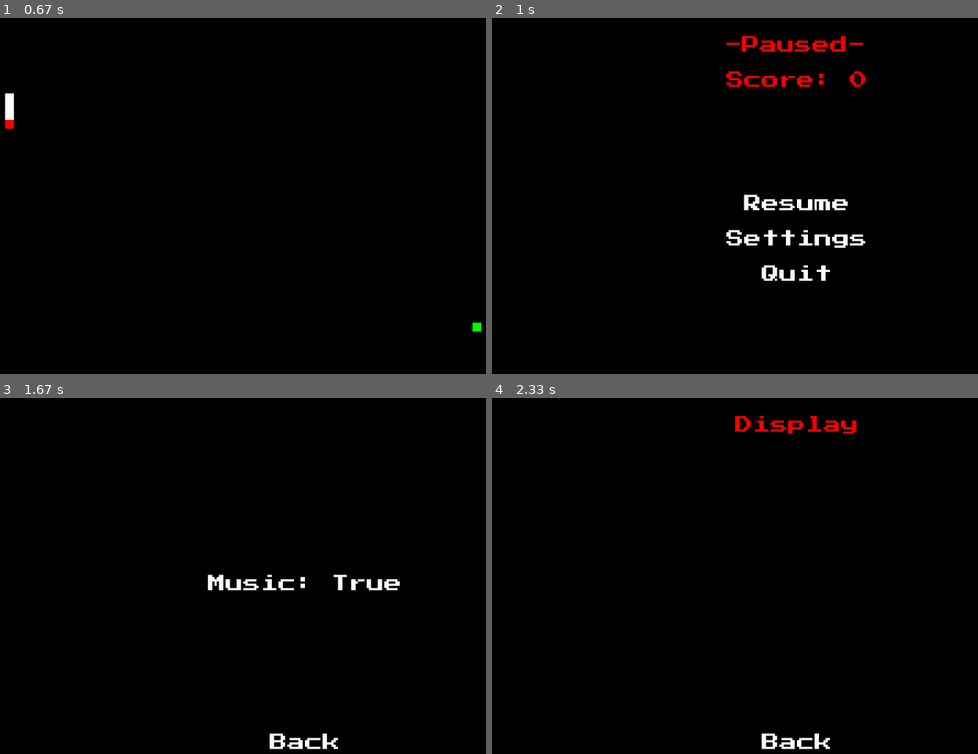
Above: before the commit, frames 1-4 (two rows, left to right).
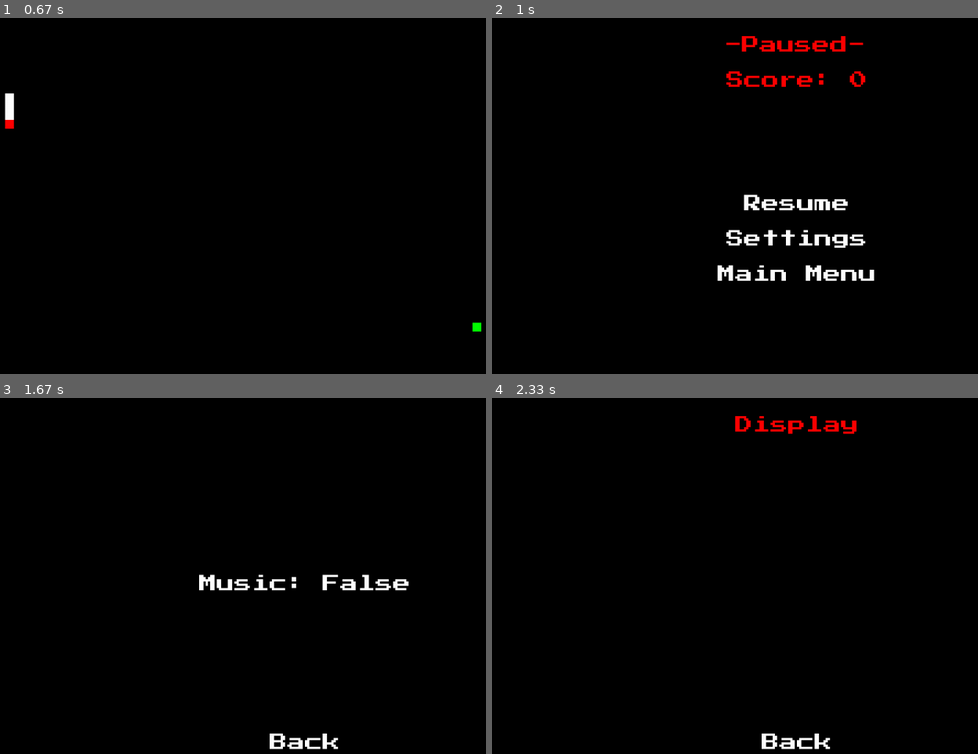
Above: after the commit, the same moments.

Repository: nmurphy101/Pygame2DFramework
Game: pygame game, started from main.py
Same seed, same stepped clock (60 frames per second), same inputs: the game is played once before the commit and once after it.
Inputs (mouse positions are in pixels of both pictures, inside the frame that each line leads up to):
- Up to frame 1 (0.67 s): click (301, 203) at 0.38 s
- Up to frame 2 (1 s): hold Esc from 0.67 s (still down); hold Right from 0.67 s (still down)
- Up to frame 3 (1.67 s): release Esc at 1.13 s; release Right at 1.13 s; click (301, 618) at 1.22 s; click (301, 618) at 1.55 s
- Up to frame 4 (2.33 s): click (793, 739) at 1.88 s; click (793, 583) at 2.22 s

Frame 1 is identical in both runs. In frame 2, 0.8% of the frame differs, in the area x 46-79%, y 69-75%; in frame 3, 0.9%, in the area x 40-85%, y 49-55%; in frame 4, nothing differs.

Commit message:
Added menu ui sounds More code generlizations/optimizations Clean up for teleporter portal

Diff:
--- a/pkg/app.py
+++ b/pkg/app.py
@@ -49,10 +49,18 @@
         self.title = "Game Platform - "
         self.music_volume = .2
         self.effect_volume = .4
+        self.menu_volume = .4
         mixer.pre_init(44100, -16, 2, 2048) # setup mixer to avoid sound lag
         init()
         mixer.quit()
         mixer.init(44100, -16, 2, 2048)
+
+        UI1 = pygame.mixer.Sound("assets/sounds/8bitsfxpack_windows/UI01.wav")
+        UI2 = pygame.mixer.Sound("assets/sounds/8bitsfxpack_windows/UI02.wav")
+        UI3 = pygame.mixer.Sound("assets/sounds/8bitsfxpack_windows/UI03.wav")
+        self.menu_sounds = [
+            UI1, UI2, UI3
+        ]
 
     def run(self):
         '''
@@ -124,6 +132,7 @@
                 if event.key == K_ESCAPE:
                     # If not game over
                     if self.game.menu.menu_option != 3:
+                        self.play_UI(1)
                         # If already paused
                         if self.game.menu.menu_option == 1:
                             self.game.menu.menu_option = None
@@ -149,5 +158,21 @@
                 if menu:
                     for button in menu:
                         if button[0].collidepoint(event.pos):
+                            self.play_menu_sound(button)
                             self.game.menu.prev_menu = button[2]
                             button[1]()
+
+    def play_menu_sound(self, button):
+        if button[1] == self.game.start:
+            self.play_UI(2)
+        elif button[1] == self.game.quit_game:
+            self.play_UI(1)
+        elif button[1] == self.game.unpause:
+            self.play_UI(1)
+        else:
+            self.play_UI(0)
+
+    def play_UI(self, num):
+        menu_sound = self.menu_sounds[num]
+        menu_sound.set_volume(self.menu_volume/1.5)
+        pygame.mixer.Sound.play(menu_sound)
--- a/pkg/snake_game/entities/entity.py
+++ b/pkg/snake_game/entities/entity.py
@@ -49,7 +49,8 @@
         self.pos_y = -20
         # How big entity is
         self.size = 16
-        # How fast the entity can move per loop-tick
+        # How fast the snake can move per loop-tick
+        # 1 = 100%, 0 = 0%, speed can't be greater than 1
         self.speed = 1
         self.moved_last_cnt = 0
         # Where entity was looking = (Up = 0, Right = 1, Down = 2, Left = 3)
@@ -103,3 +104,16 @@
                             self.base_game.game.menu.menu_option = 3
                         # Kill obj1
                         obj1.alive = False
+
+    def die(self, death_reason):
+        if self.killable:
+            print(f"{self.ID} {death_reason}")
+            # Play death sound
+            sound = self.sound_death
+            sound.set_volume(self.sound_death_volume)
+            pygame.mixer.Sound.play(sound)
+            # Loose the game if self is the player
+            if self.player:
+                self.base_game.game.menu.menu_option = 3
+            # Kill self
+            self.alive = False
--- a/pkg/snake_game/entities/food/food.py
+++ b/pkg/snake_game/entities/food/food.py
@@ -43,9 +43,9 @@
         self.growth = 5
         # Point value of the food
         self.point_value = 10
-        # Interact sound
-        self.sound_interact = pygame.mixer.Sound("assets/sounds/8bitretro_soundpack/PICKUP-COIN-OPJECT-ITEM/Retro_8-Bit_Game-Pickup_Object_Item_Coin_01.wav")
-        self.sound_interact_volume = base_game.effect_volume/1.5
+        # Death sound
+        self.sound_death = pygame.mixer.Sound("assets/sounds/8bitretro_soundpack/PICKUP-COIN-OPJECT-ITEM/Retro_8-Bit_Game-Pickup_Object_Item_Coin_01.wav")
+        self.sound_death_volume = base_game.effect_volume/1.5
         self.children = None
 
     def spawn(self, obj_dict):
@@ -89,13 +89,8 @@
             self.alive = True
 
     def interact(self, obj1):
-        if obj1.killable:
-            # Play interact sound
-            sound = self.sound_interact
-            sound.set_volume(self.sound_interact_volume)
-            pygame.mixer.Sound.play(sound)
-            # Grow obj1 if obj2 is food and up obj1 score
-            obj1.grow(self.screen, self)
-            obj1.up_score(self)
-            # Kill second obj
-            self.alive = False
+        # Grow obj1 and up obj1's score
+        obj1.grow(self)
+        obj1.up_score(self)
+        # Kill self
+        self.die(f"Eaten by {obj1.ID}")
--- a/pkg/snake_game/entities/snake/snake.py
+++ b/pkg/snake_game/entities/snake/snake.py
@@ -32,7 +32,7 @@
     obj for the snake
     '''
     def __init__(self, screen, screen_size, base_game):
-         # Name for this type of object
+        # Name for this type of object
         self.name = "snake_"
         # Initilize parent init
         super().__init__(screen, screen_size, self.name, base_game)
@@ -63,11 +63,11 @@
         # Initilize starting tails
         for pos in range(self.num_tails+1):
             if pos == 0:
-                self.children.append(TailSegment(screen, self, pos))
+                self.children.append(TailSegment(screen, screen_size, base_game, self, pos))
             else:
-                self.children.append(TailSegment(screen, self.children[pos-1], pos))
-
-    def grow(self, screen, obj):
+                self.children.append(TailSegment(screen, screen_size, base_game, self.children[pos-1], pos))
+
+    def grow(self, eaten_obj):
         '''
         grow
         ~~~~~~~~~~
@@ -75,16 +75,18 @@
         grow does stuff
         '''
         # Add a new tail segment
-        if obj.alive:
-            for _ in range(obj.growth):
+        if self.alive:
+            for _ in range(eaten_obj.growth):
                 self.children.append(TailSegment(
-                    screen,
+                    self.screen,
+                    self.screen_size,
+                    self.base_game,
                     self.children[self.num_tails - 1],
                     self.num_tails + 1
                 ))
                 self.num_tails += 1
 
-    def up_score(self, obj):
+    def up_score(self, eaten_obj):
         '''
         up_score
         ~~~~~~~~~~
@@ -92,9 +94,9 @@
         up_score does stuff
         '''
         # Increase the score
-        if obj.alive:
+        if self.alive:
             # pylint: disable=no-member
-            self.score += obj.point_value
+            self.score += eaten_obj.point_value
             # pylint: enable=no-member
 
     def choose_direction(self):
@@ -158,38 +160,29 @@
                     i += 1
                     continue
                 if obj1.rect.colliderect(child):
-                    if obj1.killable:
-                        print("Tail segment collision")
-                        print(self, " killed on ", obj1)
-                        # Play obj1 death sound
-                        sound = obj1.sound_death
-                        sound.set_volume(obj1.sound_death_volume)
-                        pygame.mixer.Sound.play(sound)
-                        # Loose the game if obj1 is the player
-                        if obj1.player:
-                            self.base_game.game.menu.menu_option = 3
-                        # Kill obj1
-                        obj1.alive = False
-
-
-class TailSegment():
+                    obj1.die(f"Collided with {child.ID}")
+
+
+class TailSegment(Entity):
     '''
     TailSegment
     ~~~~~~~~~~
 
     Tail Segment for the snake
     '''
-    def __init__(self, screen, ahead_obj, position):
-        # Tail is dead or alive
+    def __init__(self, screen, screen_size, base_game, ahead_obj, position):
+        # Name for this type of object
+        self.name = "tail-segment_"
+        # Initilize parent init
+        super().__init__(screen, screen_size, self.name, base_game)
+        # Entity is dead or alive
         self.alive = True
-        # tail segment isn't player
-        self.player = False
-        # obj ahead of this obj in the chain of tails/head
+        # Determines if entity can be killed
+        self.killable = False
+        # Obj ahead of this obj in the chain of tails/head
         self.ahead_obj = ahead_obj
-        # position in the chain of tails/head
+        # Position in the chain of tails/head
         self.position = position
-        # How big tail parts are
-        self.size = 16
         # Where the tail was/is located
         self.prev_pos_x = ahead_obj.pos_x # was
         self.pos_x = ahead_obj.prev_pos_x # is
@@ -199,12 +192,8 @@
         else:
             self.prev_pos_y = ahead_obj.prev_pos_y # was
             self.pos_y = ahead_obj.prev_pos_y # is
-        # tail pos/size = (left, top, width, height)
-        self.tail = (self.pos_x, self.pos_y, self.size+8, self.size)
-        # tail color = white
-        self.tail_color = (255, 255, 255)
-        # Tail is a rectangle object
-        self.rect = pygame.draw.rect(screen, self.tail_color, self.tail)
+        # Tail color = white
+        self.obj_color = (255, 255, 255)
 
     def draw(self, screen, obj_dict):
         '''
@@ -221,6 +210,6 @@
             self.pos_x = self.ahead_obj.prev_pos_x
             self.pos_y = self.ahead_obj.prev_pos_y
             # Set the current tail position and size
-            self.tail = (self.pos_x, self.pos_y, self.size, self.size)
+            self.obj = (self.pos_x, self.pos_y, self.size, self.size)
             # Render the tail segment based on it's parameters
-            self.rect = pygame.draw.rect(screen, self.tail_color, self.tail)
+            self.rect = pygame.draw.rect(screen, self.obj_color, self.obj)
--- a/pkg/snake_game/game.py
+++ b/pkg/snake_game/game.py
@@ -140,7 +140,7 @@
         start does stuff
         '''
         # Check settings
-        self.check_settings()
+        self.settings_checks()
 
         # Starting variables
         self.menu.menu_option = None
@@ -172,43 +172,46 @@
                     # Make sure not checking collision with self
                     if obj1 != obj2:
                         # Collision check between obj and other obj
-                        if obj1.rect.colliderect(obj2):
-                            print(obj2, " Interacting with ", obj1)
-                            obj2.interact(obj1)
-                        # Collision check for edge of screen (Right and Bottom)
-                        if (obj1.pos_x > self.screen_size[0]-obj1.size) or (
-                                obj1.pos_y > self.screen_size[1]-obj1.size):
-                            if obj1.killable:
-                                print("Edge of screen 1")
-                                sound = obj1.sound_death
-                                sound.set_volume(obj1.sound_death_volume)
-                                pygame.mixer.Sound.play(sound)
-                                # Loose the game if obj1 is the player
-                                if obj1.player:
-                                    self.menu.menu_option = 3
-                                # Kill obj1
-                                obj1.alive = False
-                        # Collision check for edge of screen (Left and Top)
-                        elif obj1.pos_x < 0 or obj1.pos_y < 0:
-                            if obj1.killable:
-                                print("Edge of screen 2")
-                                sound = obj1.sound_death
-                                sound.set_volume(obj1.sound_death_volume)
-                                pygame.mixer.Sound.play(sound)
-                                # Loose the game if obj1 is the player
-                                if obj1.player:
-                                    self.menu.menu_option = 3
-                                # Kill obj1
-                                obj1.alive = False
+                        self.check_obj_to_obj_collision(obj1, obj2)
+                        # Screen edge collision check
+                        self.check_edge_collision(obj1)
                     # Collision check between obj1 and obj2's children even if obj1=obj2
                     obj2.interact_children(obj1)
 
-    def check_settings(self):
-        '''
-        check_settings
-        ~~~~~~~~~~
-
-        check_settings does stuff
+    def check_edge_collision(self, obj1):
+        '''
+        check_edge_collision
+        ~~~~~~~~~~
+
+        Check for obj1 collision/interaction to the edge of the screen
+        '''
+        # Collision check for edge of screen (Right and Bottom)
+        if (obj1.pos_x > self.screen_size[0]-obj1.size) or (
+                obj1.pos_y > self.screen_size[1]-obj1.size):
+            obj1.die("Edge of screen")
+        # Collision check for edge of screen (Left and Top)
+        elif obj1.pos_x < 0 or obj1.pos_y < 0:
+            obj1.die("Edge of screen")
+
+    def check_obj_to_obj_collision(self, obj1, obj2):
+        '''
+        check_obj_to_obj_collision
+        ~~~~~~~~~~
+
+        Check for obj1 to obj2 collision/interaction
+        '''
+        # Collision check between obj1 and other obj2
+        if obj1.rect.colliderect(obj2):
+            print(obj1, " Interacting with ", obj2)
+            # Do obj2's interaction method
+            obj2.interact(obj1)
+
+    def settings_checks(self):
+        '''
+        settings_checks
+        ~~~~~~~~~~
+
+        settings_checks does stuff
         '''
         # Start the game music
         if self.game_config["settings"]["music"]:
--- a/pkg/snake_game/game_config.json
+++ b/pkg/snake_game/game_config.json
@@ -1,5 +1,5 @@
 {
     "settings": {
-        "music": true
+        "music": false
     }
 }
--- a/pkg/snake_game/menus/display/display.py
+++ b/pkg/snake_game/menus/display/display.py
@@ -29,8 +29,10 @@
 
     # Render the Display text
     text_str = 'Display'
-    position = (self.game.screen_size[0]/2-(len(text_str)*self.game.game_font.size)/2,
-                self.game.screen_size[1]/2 - self.game.game_font.size*10)
+    position = (
+        self.game.screen_size[0]/2-(len(text_str)*self.game.game_font.size)/2,
+        self.game.screen_size[1]/2 - self.game.game_font.size*10
+    )
     _ = self.game.game_font.render_to(
         self.game.screen,
         position,
@@ -40,8 +42,10 @@
 
     # Render the Return button
     text_str = 'Back'
-    position = (self.game.screen_size[0]/2-(len(text_str)*self.game.game_font.size)/2,
-                self.game.screen_size[1]/2 + self.game.game_font.size*8)
+    position = (
+        self.game.screen_size[0]/2-(len(text_str)*self.game.game_font.size)/2,
+        self.game.screen_size[1]/2 + self.game.game_font.size*8
+    )
     back_obj = self.game.game_font.render_to(
         self.game.screen,
         position,
--- a/pkg/snake_game/menus/game_over/game_over.py
+++ b/pkg/snake_game/menus/game_over/game_over.py
@@ -29,8 +29,10 @@
 
     # Render the Game Over text
     text_str = 'Game Over'
-    position = (self.game.screen_size[0]/2-(len(text_str)*self.game.game_font.size)/2,
-                self.game.screen_size[1]/2 - self.game.game_font.size*10)
+    position = (
+        self.game.screen_size[0]/2-(len(text_str)*self.game.game_font.size)/2,
+        self.game.screen_size[1]/2 - self.game.game_font.size*10
+    )
     _ = self.game.game_font.render_to(
         self.game.screen,
         position,
@@ -45,8 +47,10 @@
             score = obj.score
     # Render the score
     text_str = 'Score: ' + str(score)
-    position = (self.game.screen_size[0]/2-(len(text_str)*self.game.game_font.size)/2,
-                self.game.screen_size[1]/2 - self.game.game_font.size*8)
+    position = (
+        self.game.screen_size[0]/2-(len(text_str)*self.game.game_font.size)/2,
+        self.game.screen_size[1]/2 - self.game.game_font.size*8
+    )
     _ = self.game.game_font.render_to(
         self.game.screen,
         position,
@@ -56,8 +60,10 @@
 
     # Render the restart button
     text_str = 'Restart'
-    position = (self.game.screen_size[0]/2-(len(text_str)*self.game.game_font.size)/2,
-                self.game.screen_size[1]/2 - self.game.game_font.size)
+    position = (
+        self.game.screen_size[0]/2-(len(text_str)*self.game.game_font.size)/2,
+        self.game.screen_size[1]/2 - self.game.game_font.size
+    )
     restart_obj = self.game.game_font.render_to(
         self.game.screen,
         position,
@@ -67,8 +73,10 @@
 
     # Render the quit button
     text_str = 'Quit'
-    position = (self.game.screen_size[0]/2-(len(text_str)*self.game.game_font.size)/2,
-                self.game.screen_size[1]/2 + self.game.game_font.size*2)
+    position = (
+        self.game.screen_size[0]/2-(len(text_str)*self.game.game_font.size)/2,
+        self.game.screen_size[1]/2 + self.game.game_font.size*2
+    )
     return_obj = self.game.game_font.render_to(
         self.game.screen,
         position,
--- a/pkg/snake_game/menus/main/main.py
+++ b/pkg/snake_game/menus/main/main.py
@@ -30,7 +30,7 @@
 
     # Check settings if just left settings page
     if self.prev_menu not in [1, 2]:
-        self.game.check_settings()
+        self.game.settings_checks()
         # just to prevent a check settings inf. loop
         self.prev_menu = 2
 
@@ -46,8 +46,10 @@
 
     # Render the play button
     text_str = 'Play'
-    position = (self.game.screen_size[0]/2-(len(text_str)*self.game.game_font.size)/2,
-                self.game.screen_size[1]/2 - self.game.game_font.size)
+    position = (
+        self.game.screen_size[0]/2-(len(text_str)*self.game.game_font.size)/2,
+        self.game.screen_size[1]/2 - self.game.game_font.size
+    )
     play_obj = self.game.game_font.render_to(
         self.game.screen,
         position,
@@ -57,8 +59,10 @@
 
     # Render the settings button
     text_str = 'Settings'
-    position = (self.game.screen_size[0]/2-(len(text_str)*self.game.game_font.size)/2,
-                self.game.screen_size[1]/2 + self.game.game_font.size)
+    position = (
+        self.game.screen_size[0]/2-(len(text_str)*self.game.game_font.size)/2,
+        self.game.screen_size[1]/2 + self.game.game_font.size
+    )
     settings_obj = self.game.game_font.render_to(
         self.game.screen,
         position,
@@ -68,8 +72,10 @@
 
     # Render the quit button
     text_str = 'Quit'
-    position = (self.game.screen_size[0]/2-(len(text_str)*self.game.game_font.size)/2,
-                self.game.screen_size[1]/2 + self.game.game_font.size*3)
+    position = (
+        self.game.screen_size[0]/2-(len(text_str)*self.game.game_font.size)/2,
+        self.game.screen_size[1]/2 + self.game.game_font.size*3
+    )
     quit_obj = self.game.game_font.render_to(
         self.game.screen,
         position,
--- a/pkg/snake_game/menus/pause/pause.py
+++ b/pkg/snake_game/menus/pause/pause.py
@@ -31,8 +31,10 @@
 
     # Render the Game Over text
     text_str = '-Paused-'
-    position = (self.game.screen_size[0]/2-(len(text_str)*self.game.game_font.size)/2,
-                self.game.screen_size[1]/2 - self.game.game_font.size*10)
+    position = (
+        self.game.screen_size[0]/2-(len(text_str)*self.game.game_font.size)/2,
+        self.game.screen_size[1]/2 - self.game.game_font.size*10
+    )
     _ = self.game.game_font.render_to(
         self.game.screen,
         position,
@@ -47,8 +49,10 @@
             score = obj.score
     # Render the score
     text_str = 'Score: ' + str(score)
-    position = (self.game.screen_size[0]/2-(len(text_str)*self.game.game_font.size)/2,
-                self.game.screen_size[1]/2 - self.game.game_font.size*8)
+    position = (
+        self.game.screen_size[0]/2-(len(text_str)*self.game.game_font.size)/2,
+        self.game.screen_size[1]/2 - self.game.game_font.size*8
+    )
     _ = self.game.game_font.render_to(
         self.game.screen,
         position,
@@ -58,8 +62,10 @@
 
     # Render the quit button
     text_str = 'Resume'
-    position = (self.game.screen_size[0]/2-(len(text_str)*self.game.game_font.size)/2,
-                self.game.screen_size[1]/2 - self.game.game_font.size)
+    position = (
+        self.game.screen_size[0]/2-(len(text_str)*self.game.game_font.size)/2,
+        self.game.screen_size[1]/2 - self.game.game_font.size
+    )
     resume_obj = self.game.game_font.render_to(
         self.game.screen,
         position,
@@ -69,8 +75,10 @@
 
     # Render the settings button
     text_str = 'Settings'
-    position = (self.game.screen_size[0]/2-(len(text_str)*self.game.game_font.size)/2,
-                self.game.screen_size[1]/2 + self.game.game_font.size)
+    position = (
+        self.game.screen_size[0]/2-(len(text_str)*self.game.game_font.size)/2,
+        self.game.screen_size[1]/2 + self.game.game_font.size
+    )
     settings_obj = self.game.game_font.render_to(
         self.game.screen,
         position,
@@ -79,9 +87,11 @@
     )
 
     # Render the quit button
-    text_str = 'Quit'
-    position = (self.game.screen_size[0]/2-(len(text_str)*self.game.game_font.size)/2,
-                self.game.screen_size[1]/2 + self.game.game_font.size*3)
+    text_str = 'Main Menu'
+    position = (
+        self.game.screen_size[0]/2-(len(text_str)*self.game.game_font.size)/2,
+        self.game.screen_size[1]/2 + self.game.game_font.size*3
+    )
     return_obj = self.game.game_font.render_to(
         self.game.screen,
         position,
--- a/pkg/snake_game/menus/settings/settings.py
+++ b/pkg/snake_game/menus/settings/settings.py
@@ -28,7 +28,7 @@
 
     # Check settings if just left settings page
     if self.prev_menu != 1 and self.prev_menu != 2:
-        self.game.check_settings()
+        self.game.settings_checks()
 
     # Render the Settings Menu text
     text_str = 'Settings'
@@ -42,8 +42,10 @@
 
     # Render the display button
     text_str = 'Display'
-    position = (self.game.screen_size[0]/2-(len(text_str)*self.game.game_font.size)/2,
-                self.game.screen_size[1]/2 - self.game.game_font.size)
+    position = (
+        self.game.screen_size[0]/2-(len(text_str)*self.game.game_font.size)/2,
+        self.game.screen_size[1]/2 - self.game.game_font.size
+    )
     display_obj = self.game.game_font.render_to(
         self.game.screen,
         position,
@@ -53,8 +55,10 @@
 
     # Render the Sound button
     text_str = 'Sound'
-    position = (self.game.screen_size[0]/2-(len(text_str)*self.game.game_font.size)/2,
-                self.game.screen_size[1]/2 + self.game.game_font.size)
+    position = (
+        self.game.screen_size[0]/2-(len(text_str)*self.game.game_font.size)/2,
+        self.game.screen_size[1]/2 + self.game.game_font.size
+    )
     sound_obj = self.game.game_font.render_to(
         self.game.screen,
         position,
@@ -64,8 +68,10 @@
 
     # Render the Return button
     text_str = 'Back'
-    position = (self.game.screen_size[0]/2-(len(text_str)*self.game.game_font.size)/2,
-                self.game.screen_size[1]/2 + self.game.game_font.size*8)
+    position = (
+        self.game.screen_size[0]/2-(len(text_str)*self.game.game_font.size)/2,
+        self.game.screen_size[1]/2 + self.game.game_font.size*8
+    )
     back_obj = self.game.game_font.render_to(
         self.game.screen,
         position,
--- a/pkg/snake_game/menus/sound/sound.py
+++ b/pkg/snake_game/menus/sound/sound.py
@@ -29,8 +29,10 @@
 
     # Render the music button
     text_str = 'Music: ' + str(self.game.game_config["settings"]["music"])
-    position = (self.game.screen_size[0]/2-(len(text_str)*self.game.game_font.size)/2,
-                self.game.screen_size[1]/2 - self.game.game_font.size)
+    position = (
+        self.game.screen_size[0]/2-(len(text_str)*self.game.game_font.size)/2,
+        self.game.screen_size[1]/2 - self.game.game_font.size
+    )
     music_obj = self.game.game_font.render_to(
         self.game.screen,
         position,
@@ -40,8 +42,10 @@
 
     # Render the Return button
     text_str = 'Back'
-    position = (self.game.screen_size[0]/2-(len(text_str)*self.game.game_font.size)/2,
-                self.game.screen_size[1]/2 + self.game.game_font.size*8)
+    position = (
+        self.game.screen_size[0]/2-(len(text_str)*self.game.game_font.size)/2,
+        self.game.screen_size[1]/2 + self.game.game_font.size*8
+    )
     back_obj = self.game.game_font.render_to(
         self.game.screen,
         position,
Not shown, added: assets/sounds/.DS_Store
